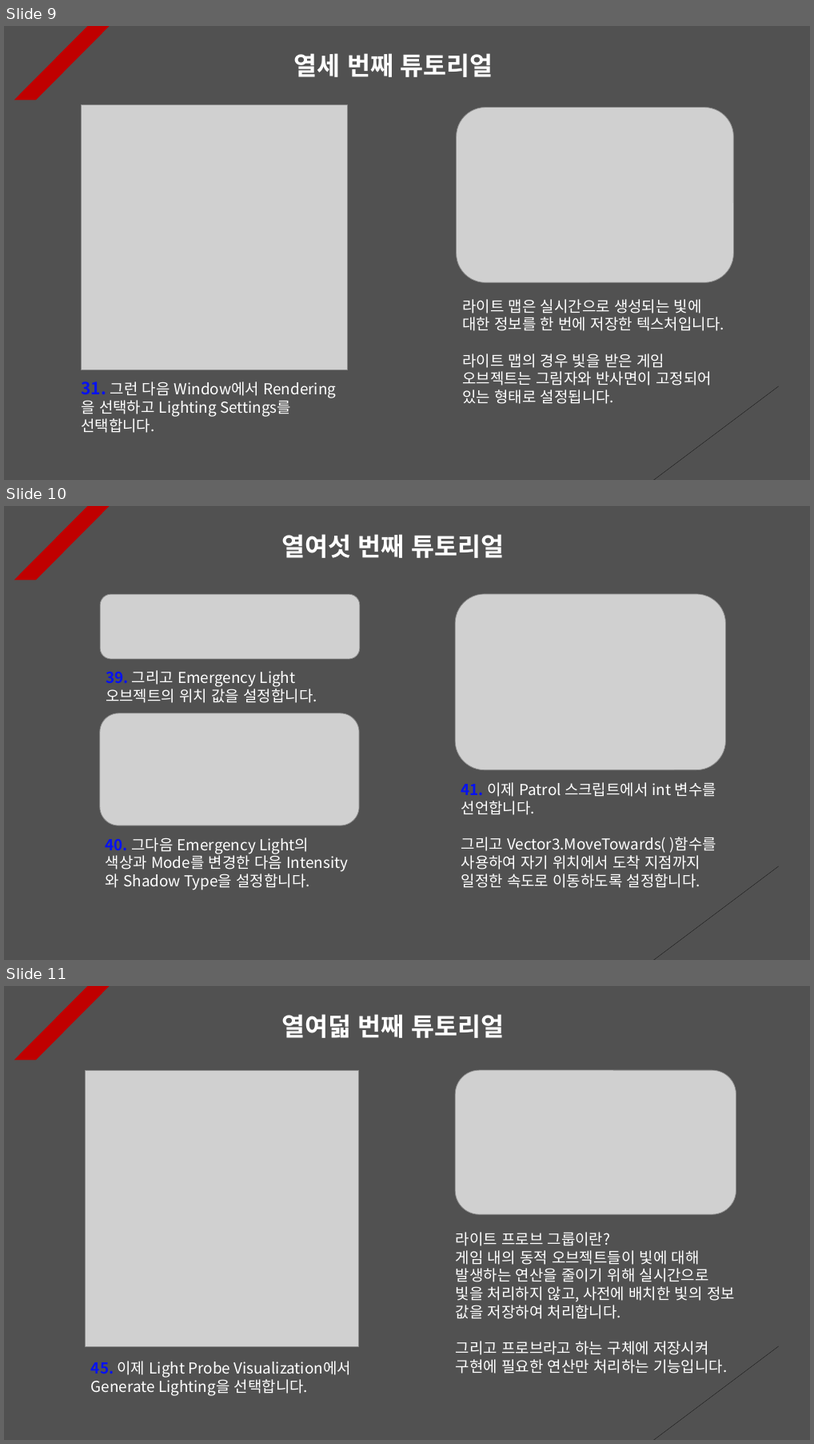
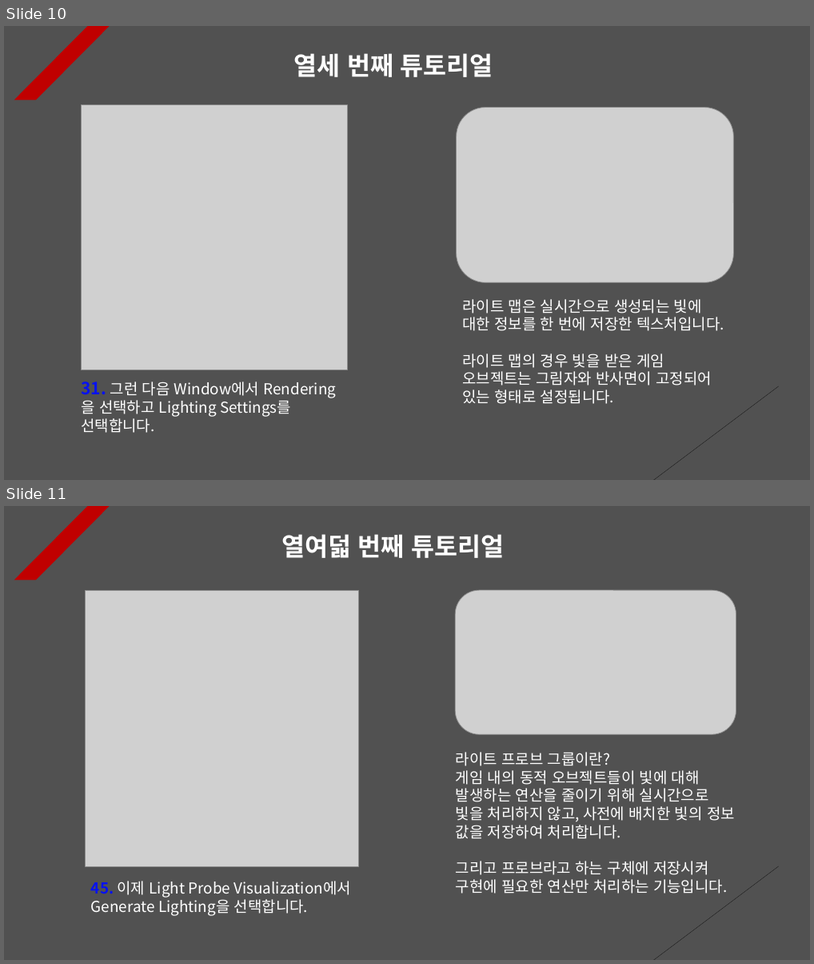
Before and after one commit to Unity2033/3D-UnityEngine, a slide deck: Assets/Class/Light/PPT Data/Light Example.pptx. Shown one above the other, each under a label of ours: slides 9, 10 and 11 before the commit, slides 10 and 11 after it. The pictures are 814x1444 and 814x964 pixels, drawn with LibreOffice and Linux fonts; fonts in the diff are those of the drawing; grey boxes stand for pictures. Boxes give left, top, right and bottom in pixels: in the first picture for what was removed or moved away, otherwise in the second. Text is boxed around its words. In the diff, an @@ line names an element or a change of style, - is before the commit and + after.

Commit message:
Collision Tutorial Renewal
- Light PPT Data Update

- Adding and deleting resource data

- Tutorial plans for physical content

```diff
--- a/Assets/Class/Light/PPT Data/Light Example.pptx
+++ b/Assets/Class/Light/PPT Data/Light Example.pptx
@@ slide 10 removed at (4,506,810,960), background #515151; not listed: 2 template elements that a slide beside it also shows @@
@@ text removed at (282,534,505,558) @@
-열여섯 번째 튜토리얼
@@ picture removed at (100,594,360,659) @@
@@ picture removed at (455,594,726,770) @@
@@ text removed at (106,670,318,703) @@
-39. 그리고 Emergency Light 오브젝트의 위치 값을 설정합니다.
@@ picture removed at (100,713,360,825) @@
@@ text removed at (462,782,718,888) @@
-41. 이제 Patrol 스크립트에서 int 변수를 선언합니다.
-그리고 Vector3.MoveTowards( )함수를 사용하여 자기 위치에서 도착 지점까지 일정한 속도로 이동하도록 설정합니다.
@@ text removed at (106,837,310,890) @@
-40. 그다음 Emergency Light의 색상과 Mode를 변경한 다음 Intensity와 Shadow Type을 설정합니다.
@@ what was slide 9 is now slide 10 @@
```
Also in this commit, not shown: 1 slide changed, 1 slide added, 47 other files.
